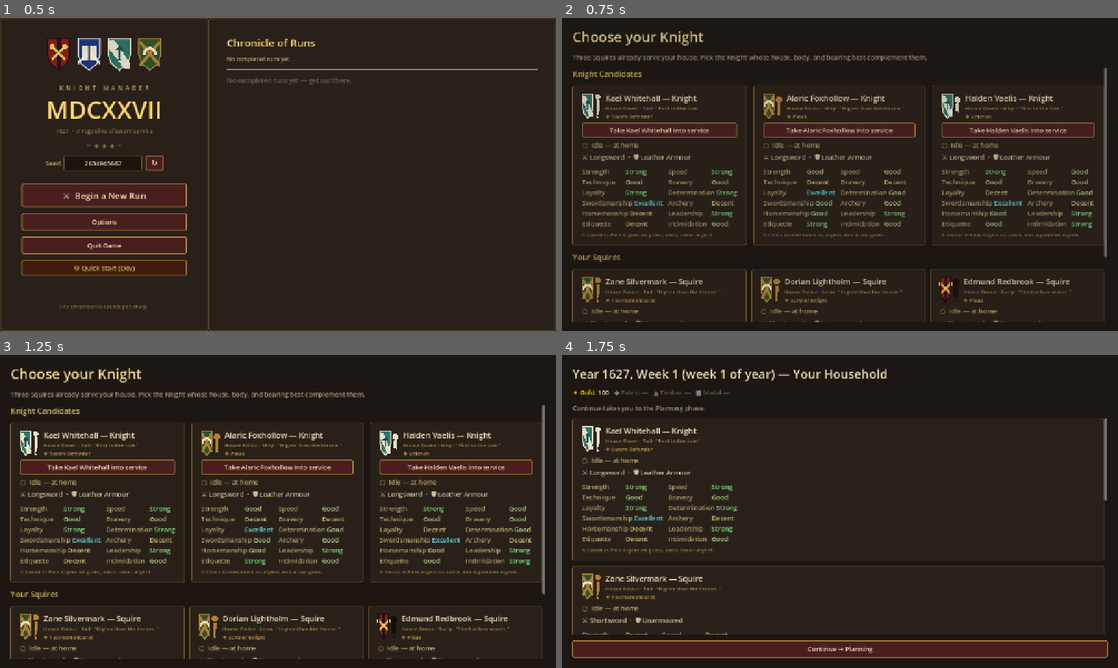
Above: before the commit, frames 1-4 (two rows, left to right).
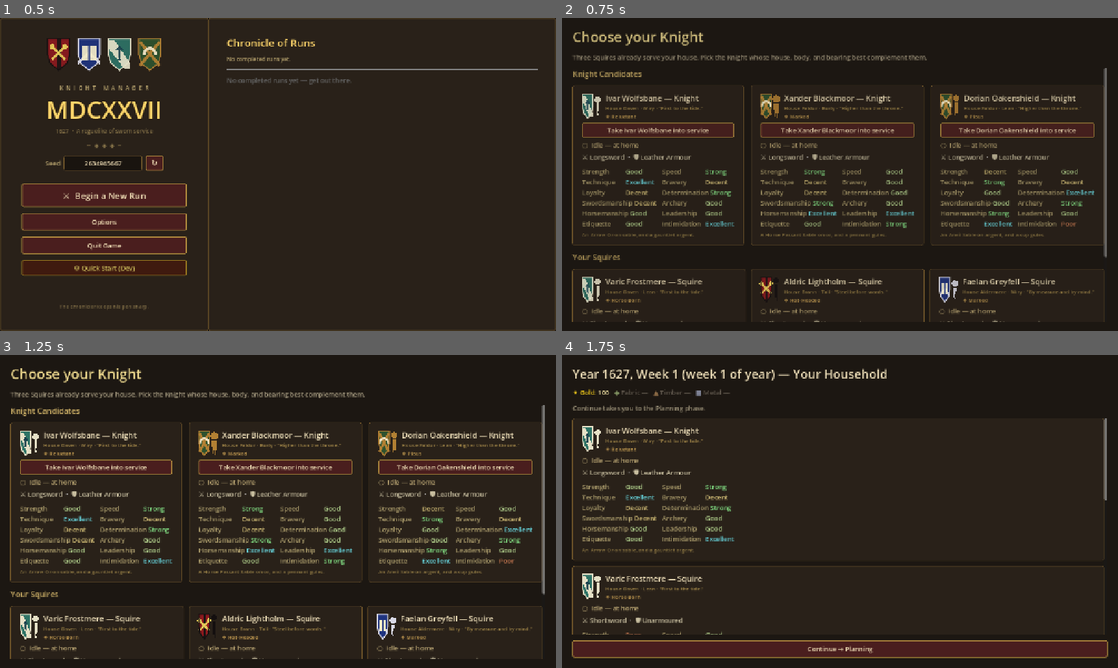
Above: after the commit, the same moments.

Repository: Jackz0Knight/KM27
Game: Godot game, scene res://scenes/Main.tscn
Same seed, same stepped clock (60 frames per second), same inputs: the game is played once before the commit and once after it.
Inputs (mouse positions are in pixels of both pictures, inside the frame that each line leads up to):
- Up to frame 1 (0.5 s): no input
- Up to frame 2 (0.75 s): click "⚔ Begin a New Run" at 0.5 s
- Up to frame 3 (1.25 s): no input
- Up to frame 4 (1.75 s): click (662, 467) at 1.25 s, where only the run before the commit has a clickable "Take Kael Whitehall into serv…"

Frame 1 is identical in both runs. In frame 2, 8.6% of the frame differs, in the area x 3-96%, y 21-98%; in frame 3, 9.2%; in frame 4, 2.0%.

Commit message:
fix(worldgen): never place castles on impassable ocean tiles
Expeditions can't target ocean (MapTile.is_passable is false), so an
ocean castle could never be explored or assaulted — dead content the
chronicle still counted against the run. Seed 1627 placed its diff-174
castle at sea. Changes worldgen RNG consumption, so pre-fix saves that
regenerate their world from world_seed see a shifted map — same accepted
degradation as the pre-seed-fix saves.

https://claude.ai/code/session_01AE4xHoa4i5iM5K8mxnEXcY

Diff:
--- a/scripts/data/world_generator.gd
+++ b/scripts/data/world_generator.gd
@@ -99,6 +99,15 @@
 			continue
 		if tile.terrain == MapTile.Terrain.TOWN:
 			continue
+		# Ocean is impassable (MapTile.is_passable) — an expedition can never
+		# target it, so a castle there can never be explored or assaulted: a
+		# dead castle the chronicle still counts. Found 2026-06-10 via the
+		# world_dump scene (seed 1627 placed its diff-174 castle at sea).
+		# NOTE: this changes worldgen RNG consumption, so pre-fix saves that
+		# regenerate their world from world_seed will see a shifted map —
+		# same accepted degradation as the pre-seed-fix saves.
+		if not tile.is_passable():
+			continue
 		# Position is decided; now derive the loot context from the surrounding
 		# terrain and pre-roll the reward bundle. Mountain-country castles drop
 		# ore, hill castles drop iron + cloth, everything else uses wilderness.
